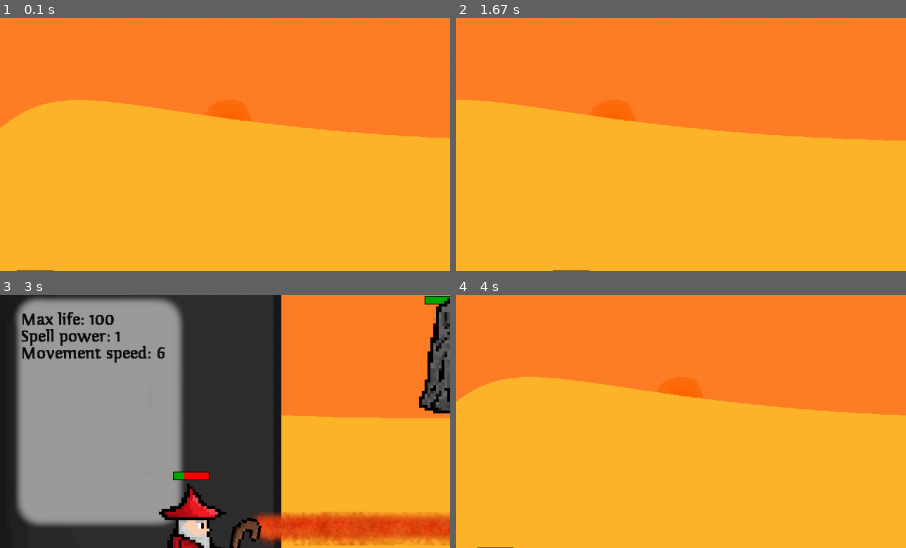
Above: before the commit, frames 1-4 (two rows, left to right).
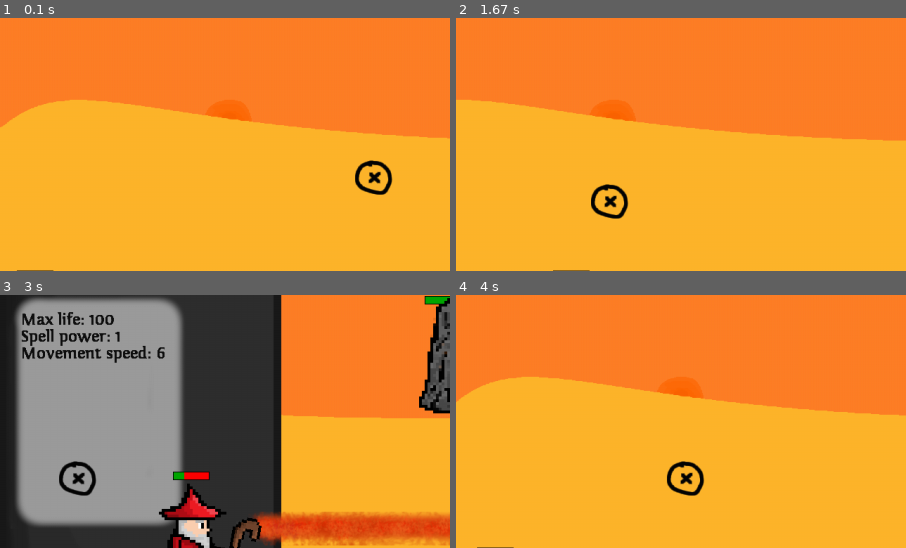
Above: after the commit, the same moments.

Repository: sorennx/Pygame-Project
Game: pygame game, started from src/main.py
Same seed, same stepped clock (60 frames per second), same inputs: the game is played once before the commit and once after it.
Inputs (mouse positions are % of the whole screen's width and height, from its top left):
- Up to frame 1 (0.1 s): no input
- Up to frame 2 (1.67 s): press the mouse at (42, 46) at 0.37 s; move the mouse to (34, 48) at 0.47 s; release the mouse at (26, 51) at 0.6 s; tap I at 0.67 s; click (71, 44) at 1.05 s; hold D from 1.33 s (still down); tap X at 1.4 s
- Up to frame 3 (3 s): tap X at 1.7, 1.9, 2.23, 2.53, 2.73 s; release D at 1.8 s; hold W 1.83-2.13 s; tap Z at 1.98 s; hold D 2.17-2.63 s; tap C at 2.32 s; hold A from 2.67 s (still down)
- Up to frame 4 (4 s): tap X at 3.03, 3.3, 3.63, 3.93 s; release A at 3.2 s; hold S 3.23-3.53 s; tap Z at 3.38 s; hold A 3.57-3.97 s; tap C at 3.72 s
The pictures show only the part of the screen within x 0-50%, y 14-64%; the shares and areas given below are measured in that part.

The runs differ from the first frame. In frame 1, 0.6% of the frame differs, in the area x 78-88%, y 56-70%; in frame 2, 0.6%; in frame 3, 0.5%; in frame 4, 0.6%.

Commit message:
v0.0.22 - even more groundwork for inventoryWindow and moving items

Diff:
--- a/src/GameEvents.py
+++ b/src/GameEvents.py
@@ -1,5 +1,20 @@
 #todo: onHitEvent, onCollisionEvent etc
 import pygame
+
+class GameEventsList:
+    def __init__(self):
+        self.events = []
+
+
+    def updateAllObjects(self):
+        pass
+
+class itemCollision:
+    @classmethod
+    def checkItemAndSocketCollision(cls,item,socketGroup):
+        socketsHit = pygame.sprite.spritecollide(item,socketGroup,False)
+        for socket in socketsHit:
+            print(">", socket.ij, socket.rect.x, socket.rect.y)
 
 class ProjectileCollision:
     @classmethod
--- a/src/Items.py
+++ b/src/Items.py
@@ -1,8 +1,68 @@
 import pygame
-
+from GameEvents import *
 
 class Item(pygame.sprite.Sprite):
-    pass
+    def __init__(self,name,img,x,y,gameEvents,hero, spellPower,attackDamage,attackSpeed,castSpeed):
+        super().__init__()
+        self.events = gameEvents.events
+        self.hero = hero
+
+        self.name = name
+        self.image = img
+        self.icon = pygame.transform.scale(self.image,(32,32)) #make it tad bit smaller so that a frame can be added
+
+        self.rect = self.image.get_rect()
+        self.rect.x = x
+        self.rect.y = y
+
+        #Stuff used to being moved:
+        self.isPickedUp = False
+
+        #inventory related stuff:
+        self.isInInventory = False
+
+        #Atributes
+        self.spellPower = spellPower
+        self.castSpeed = castSpeed
+
+        self.attackDamage = attackDamage
+        self.attackSpeed = attackSpeed
+
+    def update(self):
+
+        #Adjust location on the screen if hero is moving
+        if not self.isPickedUp:
+            if self.hero.movingBackward:
+                self.rect.x += self.hero.movementSpeed
+            if self.hero.movingForward:
+                self.rect.x -= self.hero.movementSpeed
+
+        if self.isPickedUp and self.hero.inventoryWindow.isOpen:
+            #print(self.rect.x,self.rect.y)
+            itemCollision.checkItemAndSocketCollision(self, self.hero.inventoryWindow.inventorySlotGroup)
+            pass
+
+        for event in self.hero.events:
+            if event.type == pygame.MOUSEBUTTONDOWN:
+                x, y = event.pos
+                if x in range(self.rect.x, self.rect.x + self.image.get_width()) and y in range(self.rect.y, self.rect.y + self.image.get_height()):
+                    #print(f"Clicking on an item!")
+                    self.isPickedUp = True
+            self.pickUpItem(event)
+            self.putDownItem(event)
+
+    def pickUpItem(self,event):
+        if self.isPickedUp == True:
+            if event.type == pygame.MOUSEMOTION:
+                x, y = event.pos
+                self.rect.center = [x,y]
+
+    def putDownItem(self,event):
+        if self.isPickedUp == True:
+            if event.type == pygame.MOUSEBUTTONUP:
+                self.isPickedUp = False
+                x, y = event.pos
+                self.rect.center = [x,y]
 
 
 class QuestItem(Item):
@@ -23,3 +83,7 @@
 
 class LegendaryItem(Item):
     pass
+
+
+class Currency:
+    pass
--- a/src/MainHero.py
+++ b/src/MainHero.py
@@ -44,9 +44,8 @@
         self.charSheetWindowGroup.add(self.charSheetWindow)
 
         self.inventoryWindowGroup = pygame.sprite.Group()
-        self.inventoryWindow = InventoryWindow(self.window, self)
+        self.inventoryWindow = InventoryWindow(self.window, self, game.itemsGroup)
         self.inventoryWindowGroup.add(self.inventoryWindow)
-
 
 
         #Hero weapon related stuff:
@@ -88,14 +87,8 @@
         self.baseStatList = [self.maxHp,self.baseMovementSpeed,self.baseSpellPower]
 
     def update(self):
-        #print(self.xCord)
-        #self.rect.center = pygame.mouse.get_pos()
-
-        #keysPressed = pygame.key.get_pressed()
-        #self.handleHeroMovement(keysPressed)
         self.handleKeyPresses()
         self.drawWeapon()
-        #self.handleHeroAttacks(keysPressed)
         self.drawHpBar()
         self.drawProjectiles()
 
@@ -217,13 +210,12 @@
                         self.charSheetWindow.isOpen = True
                     elif self.charSheetWindow.isOpen == True:
                         self.charSheetWindow.isOpen = False
+
                 if event.key == pygame.K_i:
                     if self.inventoryWindow.isOpen ==False:
                         self.inventoryWindow.isOpen = True
                     elif self.inventoryWindow.isOpen ==True:
                         self.inventoryWindow.isOpen = False
-
-
 
         if self.charSheetWindow.isOpen:
             self.charSheetWindowGroup.update()
--- a/src/UserInterface.py
+++ b/src/UserInterface.py
@@ -5,7 +5,7 @@
 HP_BAR = pygame.image.load(os.path.join('./assets/UI/LifeBar', 'LifeBar.png'))
 #HP_BAR = pygame.transform.scale(HP_BAR,(200,40))
 #CHAR_SHEET_IMG = pygame.image.load(os.path.join('./assets/UI/CharacterSheet', 'CharacterSheet.png'))
-
+from GameEvents import *
 
 class HpBar(pygame.sprite.DirtySprite):
     def __init__(self,hero,window):
@@ -16,8 +16,6 @@
         self.rect = self.image.get_rect()
         self.rect.y = self.window.get_height() - self.image.get_height()
         self.rect.x = 0
-
-
 
     def update(self):
 
@@ -65,11 +63,12 @@
 
 
 class InventoryWindow(pygame.sprite.DirtySprite):
-    def __init__(self,window,hero):
+    def __init__(self,window,hero,itemsGroup):
         super().__init__()
         self.window = window
         self.hero = hero
         self.isOpen = False
+        self.itemsGroup = itemsGroup
 
         self.inventorySlotsColumns = 12
         self.inventorySlotsRows = 6
@@ -100,8 +99,8 @@
             self.inventorySlotGroup.add(t)
 
     def drawItems(self):
+        pass
 
-        pass
 
 
     def update(self):
@@ -112,8 +111,10 @@
             self.inventorySlotGroup.draw(self.image)
 
 
-class InventorySocket(pygame.sprite.DirtySprite):
-    def __init__(self, inventory, x, y, hero,ij, item=None, size=32):
+
+
+class InventorySocket(pygame.sprite.DirtySprite): #todo: change the socket frame depending on the item rarity
+    def __init__(self, inventory, x, y, hero, ij, item=None, size=32):
         super().__init__()
         self.hero = hero
         self.inventory = inventory
@@ -123,7 +124,9 @@
         self.rect = self.image.get_rect()
         self.rect.x = x
         self.rect.y = y
+
         self.ij = ij
+        print(self.rect.x,self.rect.y)
         #print(self.rect.x+self.inventory.rect.x,self.rect.y+self.inventory.rect.y)
 
     def update(self):
@@ -134,6 +137,11 @@
                 if x in range (self.rect.x+self.inventory.rect.x,self.rect.x+self.inventory.rect.x+self.size) and y in range(self.rect.y+self.inventory.rect.y,self.rect.y+self.inventory.rect.y+self.size):
                     print(f"Clicking on a socket {self.ij}, {self.rect.x+self.inventory.rect.x,self.rect.y+self.inventory.rect.y}")
 
+            if event.type == pygame.MOUSEBUTTONUP:
+                x, y = event.pos
+                if x in range(self.rect.x + self.inventory.rect.x,self.rect.x + self.inventory.rect.x + self.size) and y in range(self.rect.y + self.inventory.rect.y, self.rect.y + self.inventory.rect.y + self.size):
+                    print(f"Placing item in a socket {self.ij}, {self.rect.x + self.inventory.rect.x, self.rect.y + self.inventory.rect.y}")
+
 
 
 class EquipmentWindow():
--- a/src/main.py
+++ b/src/main.py
@@ -11,6 +11,8 @@
 from Projectile import *
 from Weapon import *
 from GameEvents import *
+from Items import *
+
 #pygame inits
 pygame.font.init()
 pygame.mixer.init()
@@ -35,7 +37,8 @@
 WATERDROPLET_IMG = pygame.image.load(os.path.join('./assets/Enemies/WaterDroplet', 'WaterDroplet.png'))
 
 
-
+#Items
+TEST_ITEM = pygame.image.load(os.path.join('./assets/Items/TestItems', 'test.png'))
 
 
 HP_BAR = pygame.image.load(os.path.join('./assets/HpBar', 'HpBar.png'))
@@ -63,6 +66,8 @@
         self.enemyCount = 0
         self.healthFont = pygame.font.SysFont('verdana', 14)
 
+        self.itemsGroup = pygame.sprite.Group()
+
 
     def drawBackground(self, stage=0):
         if stage == 0:
@@ -78,16 +83,15 @@
         run = True
         clock = pygame.time.Clock()
 
+        gameEvents = GameEventsList()
+
         hero1 = MainHero(50, 550, self.gameWindow,self, FIREMAGE_IMAGE)
 
         heroGroup = pygame.sprite.Group()
         heroGroup.add(hero1)
 
-        #enemy1 = Enemy(750,550,self.gameWindow,hero1)
-        #enemy2 = Enemy(850, 550, self.gameWindow,hero1)
         enemyGroup = pygame.sprite.Group()
-        #enemyGroup.add(enemy1)
-        #enemyGroup.add(enemy2)
+
 
         hpbar1 = HpBar(hero1, self.gameWindow)
         hpBarGroup = pygame.sprite.Group()
@@ -96,15 +100,19 @@
         level1 = MapLevel(1,1,5,SCROLLING_BACKGROUND_IMAGE,self.gameWindow,hero1)
 
 
+
+        self.spawnSomeItem(gameEvents,hero1)
         while run:
             clock.tick(self.tickRate)
             hero1.events = []
+            gameEvents.events = [] #resetting the event list each tick
             #hero1.events = pygame.event.get()
             for event in pygame.event.get():
                 if event.type == pygame.QUIT:
                     run = False
                 else:
                     hero1.events.append(event)
+                    gameEvents.events.append(event)
 
             #print(hero1.xCord,hero1.rect.x)
             pygame.display.update()
@@ -127,10 +135,13 @@
             hpBarGroup.update()
             hpBarGroup.draw(self.gameWindow)
 
-            #Collisiob handling part
+            #Collision handling part
 
             self.handleCollisions(hero1,enemyGroup)
 
+            #Items
+            self.itemsGroup.update()
+            self.itemsGroup.draw(self.gameWindow)
 
     def drawWindow(self):
         self.gameWindow.fill(WHITE)
@@ -149,16 +160,14 @@
         ProjectileCollision.checkProjCollision(projGroup,targetGroup)
 
     def spawnSomeMobs(self,enemyGroup,hero): #todo: move it somwhere else
-        # if len(enemyGroup) <=1:
-        #     for i in range(1):
-        #         #enemy = Enemy(850-r.randint(50,100), 550-r.randint(50,100), self.gameWindow,hero)
-        #         wraith = Wraith(850-r.randint(50,100), 550-r.randint(50,100), self.gameWindow,hero)
-        #         #enemyGroup.add(enemy)
-        #         enemyGroup.add(wraith)
         if len(enemyGroup) == 0:
             wraith = Wraith(850 - r.randint(50, 100), 550 - r.randint(50, 100), self.gameWindow, hero)
             # enemyGroup.add(enemy)
             enemyGroup.add(wraith)
+
+    def spawnSomeItem(self,gameEvents,hero):
+        item1 = Item('Test',TEST_ITEM,500,300,gameEvents,hero,10,10,5,5)
+        self.itemsGroup.add(item1)
 
 def main():
     gameName = "Entity Unknown by CCCC"
Binary file added: assets/Items/TestItems/test.png
Binary file changed: assets/UI/InventoryWindow/InventorySlot.png
Binary file changed: assets/UI/InventoryWindow/InventoryWindow.png
Not shown, added: assets/Items/TestItems/test.xcf
Not shown, changed: assets/UI/InventoryWindow/InventorySlot.xcf
Not shown, changed: assets/UI/InventoryWindow/InventoryWindow.xcf
